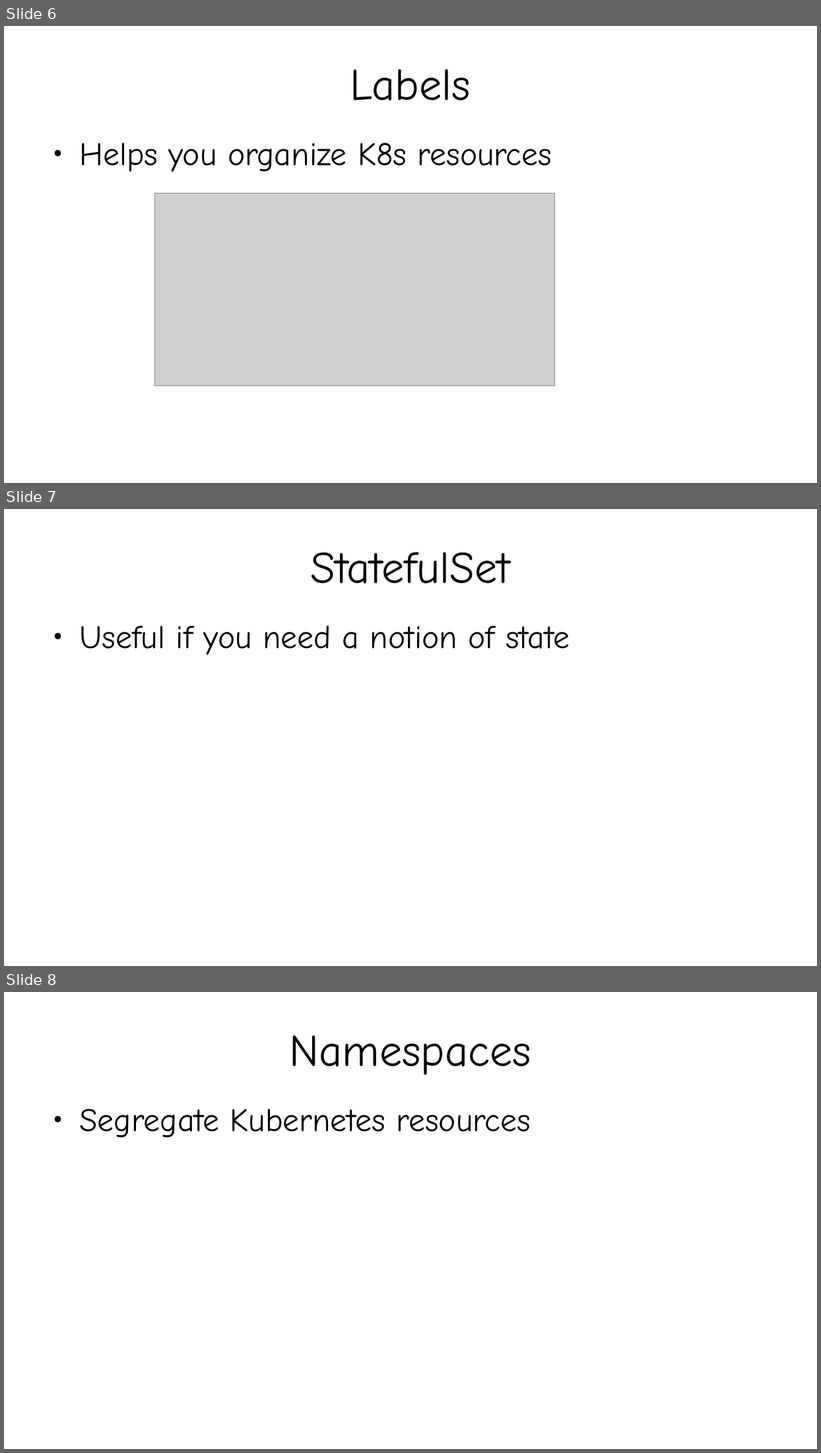
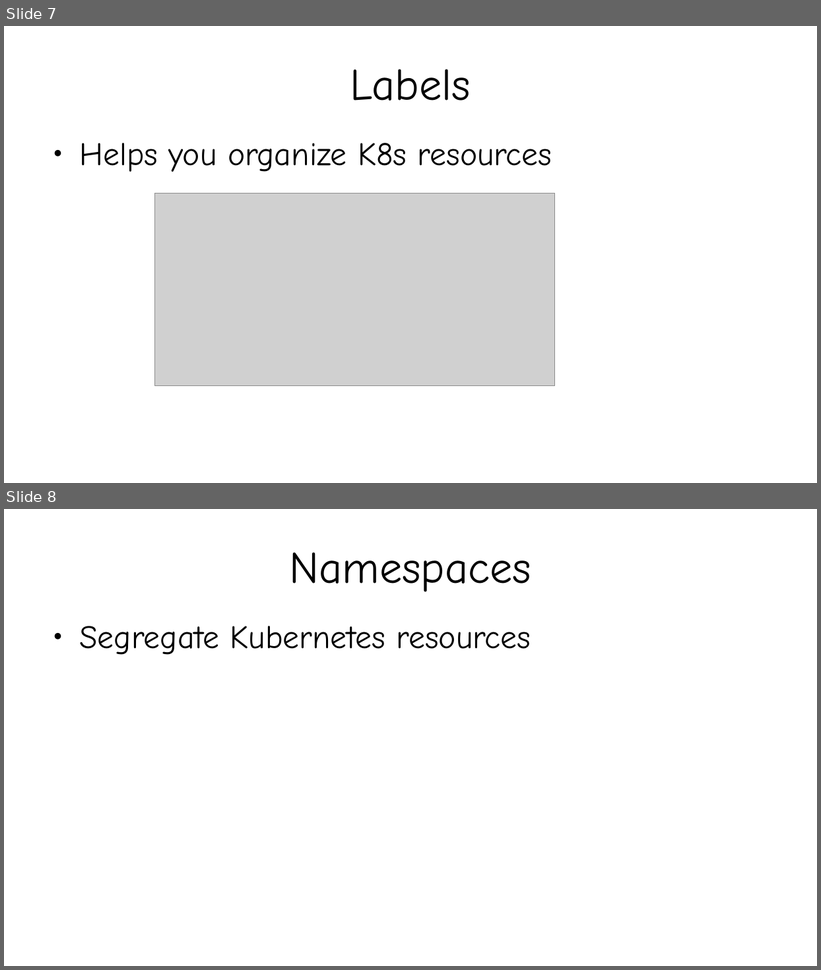
Before and after one commit to kislaykishore/microservices, a slide deck: Kubernetes.odp. Shown one above the other, each under a label of ours: slides 6, 7 and 8 before the commit, slides 7 and 8 after it. The pictures are 821x1453 and 821x970 pixels, drawn with LibreOffice and Linux fonts; fonts in the diff are those of the drawing; grey boxes stand for pictures. Boxes give left, top, right and bottom in pixels: in the first picture for what was removed or moved away, otherwise in the second. Text is boxed around its words. In the diff, an @@ line names an element or a change of style, - is before the commit and + after.

```diff
--- a/Kubernetes.odp
+++ b/Kubernetes.odp
@@ slide 7 removed at [4,509,817,966], background #FFFFFF @@
@@ title removed at [310,552,510,584] @@
-StatefulSet
@@ text removed at [79,626,570,655] @@
-● Useful if you need a notion of state
@@ what was slide 6 is now slide 7 @@
```
Also in this commit, not shown: 2 slides changed, 2 slides added.
